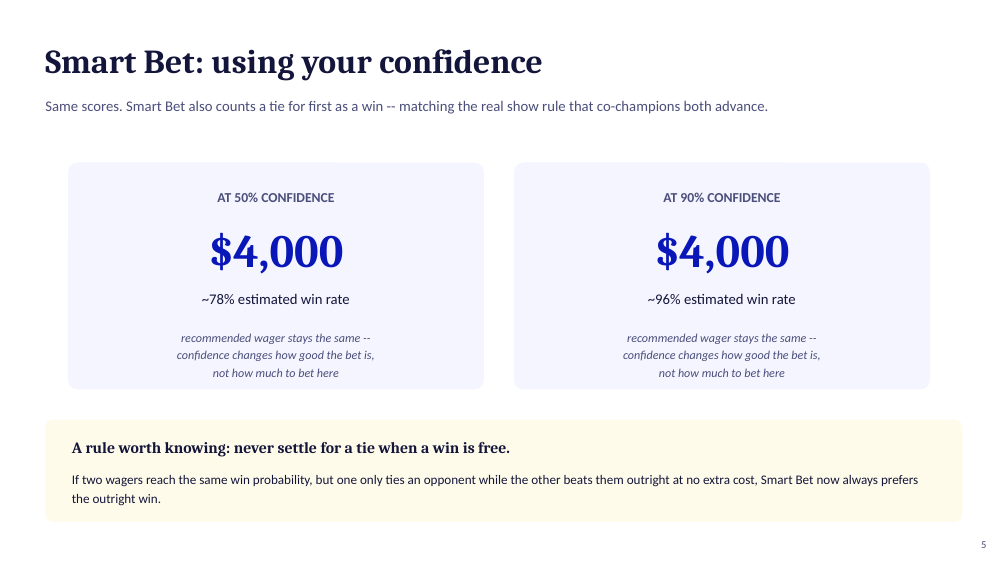
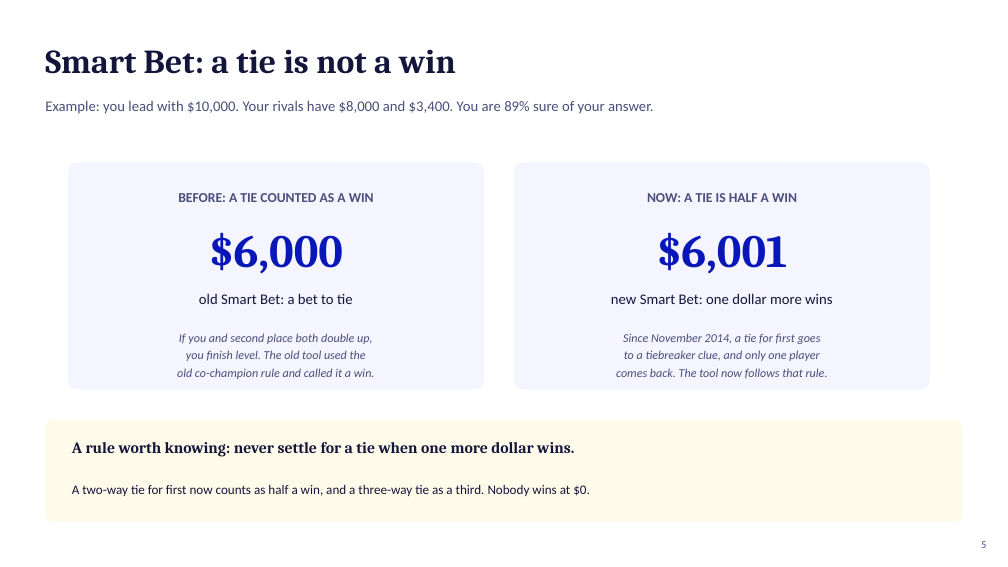
Before and after one commit to willhoop/jeopardy-wagering, a slide deck: slide 5 of docs/deck.pptx. Drawn at 1008x567 pixels with LibreOffice and Linux fonts; fonts in the diff are those of the drawing. Boxes give left, top, right and bottom in pixels: in the first picture for what was removed or moved away, otherwise in the second. Text is boxed around its words. In the diff, an @@ line names an element or a change of style, - is before the commit and + after.

```diff
--- a/docs/deck.pptx
+++ b/docs/deck.pptx
@@ text at <box>45,49,456,74</box>: text changed @@
-Smart Bet: using your confidence
+Smart Bet: a tie is not a win
@@ text at <box>45,101,654,114</box>: text changed @@
-Same scores. Smart Bet also counts a tie for first as a win -- matching the real show rule that co-champions both advance.
+Example: you lead with $10,000. Your rivals have $8,000 and $3,400. You are 89% sure of your answer.
@@ text at <box>178,193,374,202</box>: text changed @@
-AT 50% CONFIDENCE
+BEFORE: A TIE COUNTED AS A WIN
@@ text at <box>647,193,797,202</box>: text changed @@
-AT 90% CONFIDENCE
+NOW: A TIE IS HALF A WIN
@@ text at <box>209,232,344,274</box>: text changed @@
-$4,000
+$6,000
@@ text at <box>656,232,787,274</box>: text changed @@
-$4,000
+$6,001
@@ text at <box>199,293,353,304</box>: text changed @@
-~78% estimated win rate
+old Smart Bet: a bet to tie
@@ text at <box>611,293,832,304</box>: text changed @@
-~96% estimated win rate
+new Smart Bet: one dollar more wins
@@ text at <box>177,333,375,379</box>: text changed @@
-recommended wager stays the same --
-confidence changes how good the bet is,
-not how much to bet here
+If you and second place both double up,
+you finish level. The old tool used the
+old co-champion rule and called it a win.
@@ text at <box>616,333,828,379</box>: text changed @@
-recommended wager stays the same --
-confidence changes how good the bet is,
-not how much to bet here
+Since November 2014, a tie for first goes
+to a tiebreaker clue, and only one player
+comes back. The tool now follows that rule.
@@ text at <box>72,442,574,457</box>: text changed @@
-A rule worth knowing: never settle for a tie when a win is free.
+A rule worth knowing: never settle for a tie when one more dollar wins.
@@ text at <box>72,485,590,496</box>: text changed @@
-If two wagers reach the same win probability, but one only ties an opponent while the other beats them outright at no extra cost, Smart Bet now always prefers the outright win.
+A two-way tie for first now counts as half a win, and a three-way tie as a third. Nobody wins at $0.
```
Also in this commit, not shown: 4 other slides changed, 1 slide added, 1 slide removed, 41 other files.
